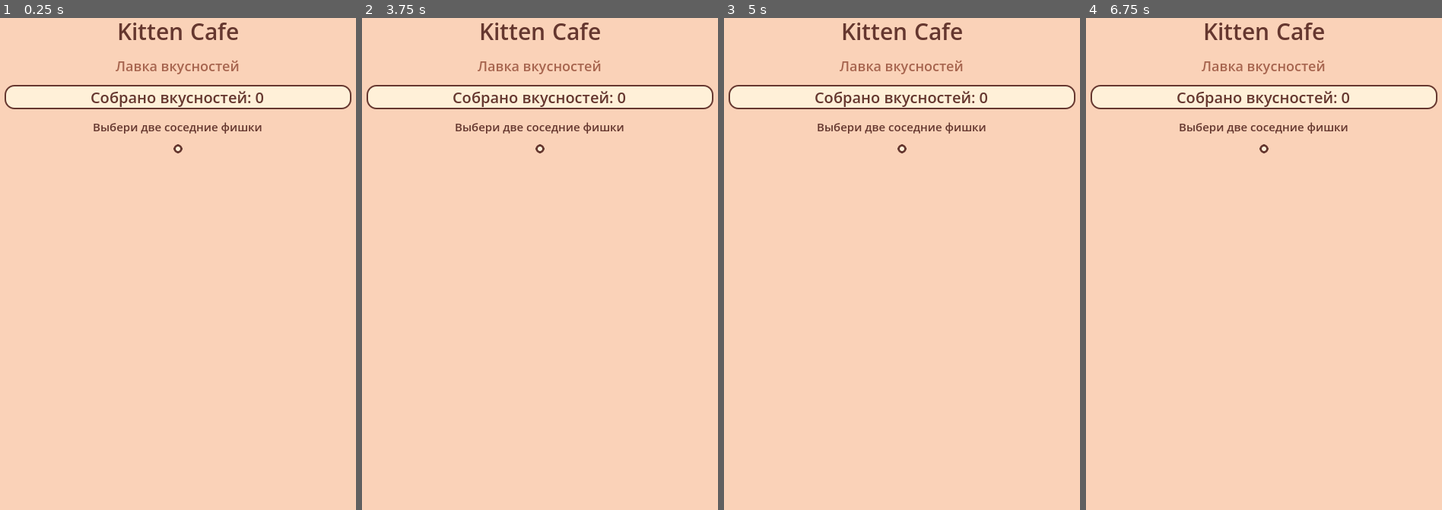
Above: before the commit, frames 1-4 (left to right).
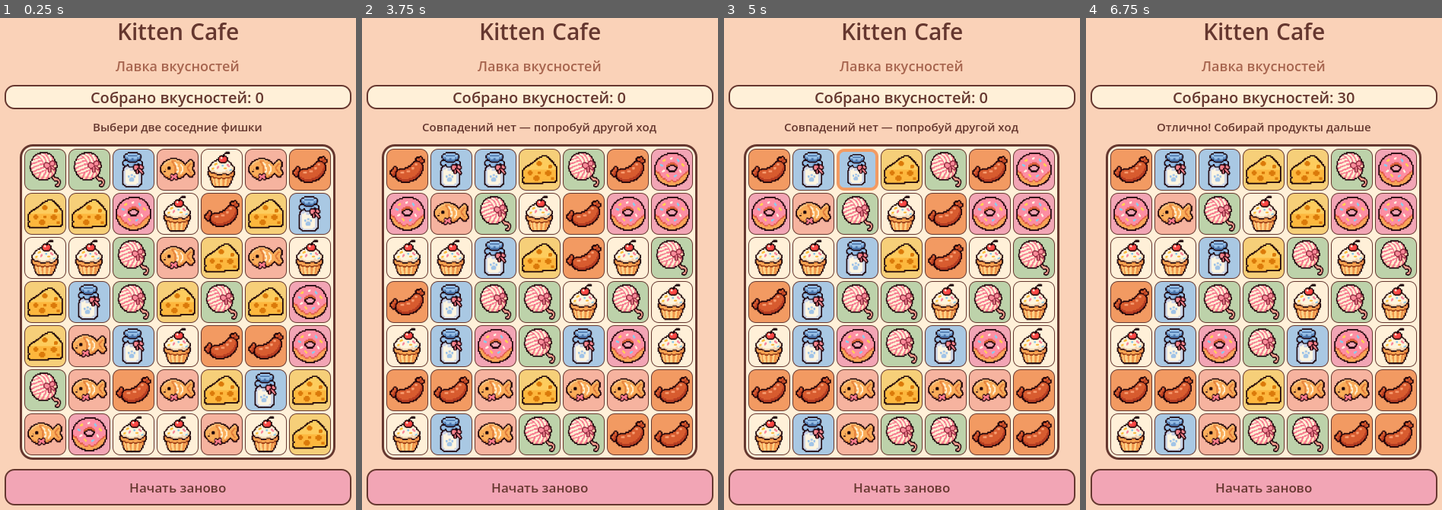
Above: after the commit, the same moments.

Repository: ArinaPig/Meown
Game: Godot game, scene res://scenes/minigames/match3/Match3.tscn
The game is run twice, just before and just after one commit, with the same random seed, the same clock (stepped at 60 frames per second) and the same inputs. The project has no main scene, so this scene is started directly.
Inputs (mouse positions are in pixels of both pictures, inside the frame that each line leads up to):
- Up to frame 1 (0.25 s): no input
- Up to frame 2 (3.75 s): click (540, 485) at 0.5 s, where only the run after the commit has a clickable "Начать заново"; click (540, 485) at 1.25 s, where only the run after the commit has a clickable "Начать заново"; click (540, 485) at 2 s, where only the run after the commit has a clickable "Начать заново"; click (408, 170) at 2.77 s; click (451, 170) at 3.52 s
- Up to frame 3 (5 s): click (859, 170) at 4.27 s
- Up to frame 4 (6.75 s): click (1264, 170) at 5.02 s; click (1306, 170) at 5.77 s; click (1353, 170) at 6.52 s

The runs differ from the first frame. In frame 1, 63% of the frame differs, in the area x 1-99%, y 25-100%; in frame 2, 64%; in frame 3, 64%; in frame 4, 64%, in the area x 1-99%, y 14-100%.
Error before the commit: Invalid assignment of property or key 'icon_max_width' with value of type 'int' on a base object of type 'Button'. (res://scenes/minigames/match3/Match3.gd:125)

Commit message:
Fix unsupported Button icon_max_width property

Diff:
--- a/scenes/minigames/match3/Match3.gd
+++ b/scenes/minigames/match3/Match3.gd
@@ -122,7 +122,6 @@
 		for x in range(BOARD_SIZE):
 			var tile := Button.new()
 			tile.custom_minimum_size = Vector2(55, 55)
-			tile.icon_max_width = 43
 			tile.expand_icon = true
 			tile.icon_alignment = HORIZONTAL_ALIGNMENT_CENTER
 			tile.pressed.connect(_on_tile_pressed.bind(Vector2i(x, y)))
